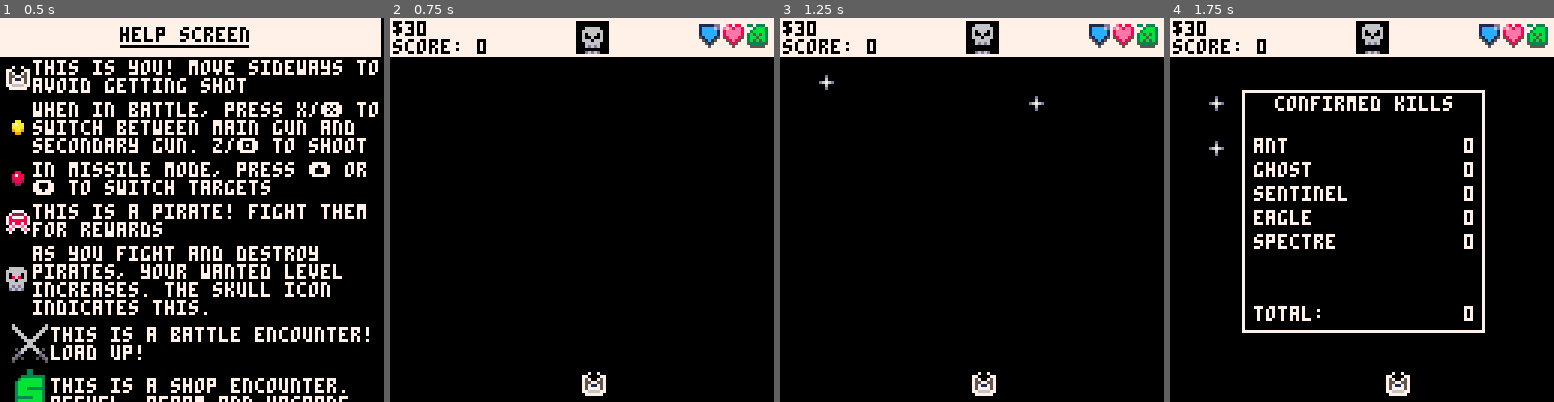
Above: before the commit, frames 1-4 (left to right).
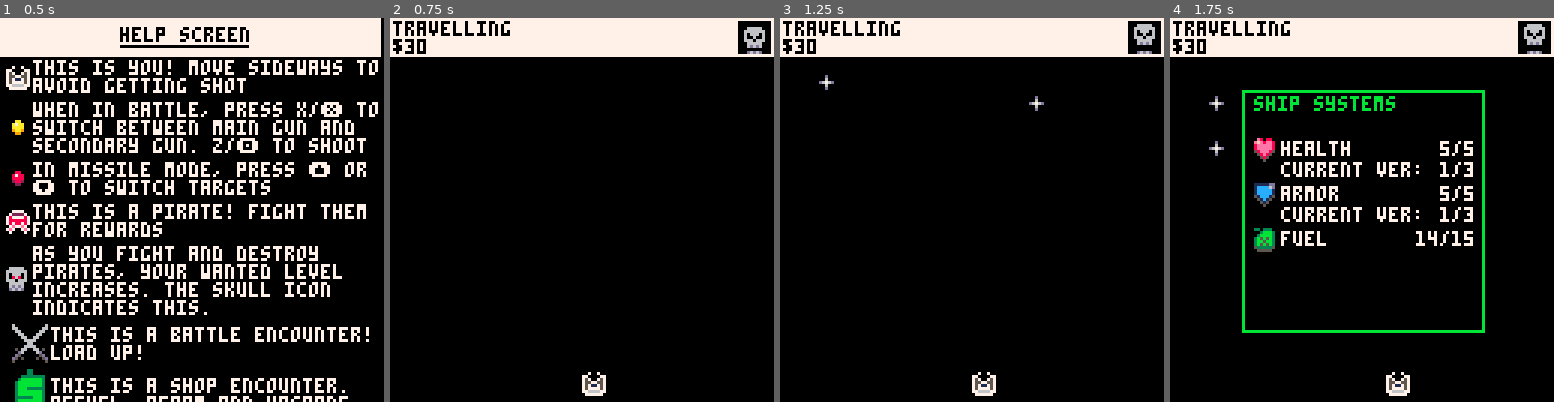
Above: after the commit, the same moments.

Repository: NinetiesPaul/Orion-s-Defender
Game: PICO-8 cartridge orionsdefender.p8
Same seed, same stepped clock (60 frames per second), same inputs: the game is played once before the commit and once after it.
Inputs:
- Up to frame 1 (0.5 s): tap X (X key) at 0.33 s
- Up to frame 2 (0.75 s): tap O (Z key) at 0.7 s
- Up to frame 3 (1.25 s): tap X (X key) at 1.07 s
- Up to frame 4 (1.75 s): hold Right from 1.6 s (still down); tap O (Z key) at 1.7 s

Frame 1 is identical in both runs. In frame 2, 2.7% of the frame differs, in the area x 0-100%, y 0-10%; in frame 3, 2.7%; in frame 4, 11%, in the area x 0-100%, y 0-83%.

Commit message:
feat: improvements on ui

Diff:
--- a/orionsdefender.p8
+++ b/orionsdefender.p8
@@ -205,7 +205,7 @@
 		{
 			name = "laser_lvl",
 			price = 55 * laser_lvl,
-			formatted_name = "laser ammo level",
+			formatted_name = "laser upgrade",
 			shops = "civ",
 			compare_with = "laser_max_lvl",
 			enabled = true
@@ -213,7 +213,7 @@
 		{
 			name = "missile_lvl",
 			price = 55 * missile_lvl,
-			formatted_name = "missile ammo level",
+			formatted_name = "missile upgrade",
 			shops = "civ",
 			compare_with = "missile_max_lvl",
 			enabled = true
@@ -221,7 +221,7 @@
 		{
 			name = "cluster_lvl",
 			price = 35 * cluster_lvl,
-			formatted_name = "cluster ammo level",
+			formatted_name = "cluster upgrade",
 			shops = "civ",
 			compare_with = "cluster_max_lvl",
 			enabled = true
@@ -229,7 +229,7 @@
 		{
 			name = "stun_lvl",
 			price = 45 * stun_lvl,
-			formatted_name = "stun ammo level",
+			formatted_name = "stun upgrade",
 			shops = "civ",
 			compare_with = "stun_max_lvl",
 			enabled = true
@@ -237,7 +237,7 @@
 		{
 			name = "weapon_system_lvl",
 			price = 75 * weapon_system_lvl,
-			formatted_name = "weapon system level",
+			formatted_name = "weapon system upgrade",
 			shops = "civ",
 			compare_with = "weapon_system_max_lvl",
 			enabled = true
@@ -253,7 +253,7 @@
 	-- enemy and battle
 	enemy_list =
 	{
-		{
+		ant = {
 			name = "ant",
 			spr = 009,
 			spr_damage = 025,
@@ -266,7 +266,7 @@
 			score = 100,
 			reward = 8
 		},
-		{
+		ghost = {
 			name = "ghost",
 			spr = 010,
 			spr_damage = 026,
@@ -279,7 +279,7 @@
 			score = 125,
 			reward = 12
 		},
-		{
+		eagle = {
 			name = "eagle",
 			spr = 011,
 			spr_damage = 027,
@@ -292,7 +292,7 @@
 			score = 150,
 			reward = 14
 		},
-		{
+		spectre = {
 			name = "spectre",
 			spr = 012,
 			spr_damage = 028,
@@ -305,7 +305,7 @@
 			score = 175,
 			reward = 16
 		},
-		{
+		sentinel = {
 			name = "sentinel",
 			spr = 013,
 			spr_damage = 029,
@@ -371,87 +371,91 @@
 		foreach(encounters, draw_encounter)
 
 		if pause_menu then
-			rect(24,24,104,104, 7)
+			rect(24,24,104,104, 11)
 			palt(0, false) rectfill(25,25,103,103, 0) palt(0, true)
 
-			if pause_menu_page == 1 or pause_menu_page == 2 then
+			if pause_menu_page == 2 or pause_menu_page == 3 then
 				line_ct = 0
 				for k,v in pairs(confirmed_kills) do
-					print(k, 28, 40 + line_ct * 8, 7)
-					if (pause_menu_page == 1) print(v.n_destroyed, 98, 40 + line_ct * 8, 7)
-					if (pause_menu_page == 2) print(v.knowledge_level.."/3", 90, 40 + line_ct * 8, 7)
+					spr(enemy_list[k]["spr"], 28, 39 + line_ct * 8)
+					print(k, 37, 41 + line_ct * 8, 7)
+					if (pause_menu_page == 2) print(v.n_destroyed, 98, 41 + line_ct * 8, 7)
+					if (pause_menu_page == 3) print(v.knowledge_level.."/3", 90, 41 + line_ct * 8, 7)
 					line_ct += 1
 				end
-			end
-
-			if pause_menu_page == 1 then
-				print("confirmed kills", 35, 26, 7)
-				print("total: ", 28, 96, 7)
-				print(total_enemies_destroyed, 98, 96, 7)
-			elseif pause_menu_page == 2 then
-				print("proficiency", 43, 26, 7)
-			elseif pause_menu_page == 3 then
-				print("ship and hull", 42, 26, 7)
-
-				print("health system lv", 28, 40, 7)
-				print(player.health_lvl, 98, 40, 7)
-				print("armor system lv", 28, 48, 7)
-				print(player.armor_lvl, 98, 48, 7)
-				spr(003, 28, 58)
-				print("health", 37, 59, 7)
-				print(player.health.."/"..player.max_health, 90, 58, 7)
-				spr(004, 28, 68)
-				print("armor", 37, 69, 7)
-				print(player.armor.."/"..player.max_armor, 90, 68, 7)
-				spr(005, 28, 78)
-				print("fuel", 37, 79, 7)
-				print(flr(player.fuel).."/"..player.max_fuel, 82, 78, 7)
+				if (pause_menu_page == 3) print("proficiency", 28, 26, 11)
+				if pause_menu_page == 2 then
+					print("combat report", 28, 26, 11)
+					print("total	 ", 28, 32 + (line_ct + 1) * 8, 7)
+					print(total_enemies_destroyed, 98, 32 + (line_ct + 1) * 8, 7)
+					print("score: " .. score, 28, 32 + (line_ct + 3) * 8, 7)
+				end
+
+
+			elseif pause_menu_page == 1 then
+				print("ship systems", 28, 26, 11)
+
+				spr(003, 28, 40)
+				print("health", 37, 41, 7)
+				print(player.health.."/"..player.max_health, 90, 41, 7)
+				print("current ver: ", 37, 48, 7)
+				print(player.health_lvl .. "/3", 90, 48, 7)
+
+				spr(004, 28, 55)
+				print("armor", 37, 56, 7)
+				print(player.armor.."/"..player.max_armor, 90, 56, 7)
+				print("current ver: ", 37, 63, 7)
+				print(player.armor_lvl .. "/3", 90, 63, 7)
+
+				spr(005, 28, 70)
+				print("fuel", 37, 71, 7)
+				print(flr(player.fuel).."/"..player.max_fuel, 82, 71, 7)
 			elseif pause_menu_page == 4 then
-				print("main weapon system", 29, 26, 7)
+				print("laser weapon", 28, 26, 11)
 
 				print("system lv", 28, 40, 7)
 				print(player.laser_lvl, 98, 40, 7)
-				print("damage", 28, 48, 7)
-				print(laser_dmg, 90, 48, 7)
-				print("reload time", 28, 56, 7)
-				print(laser_cooldown_rate, 94, 56, 7)
+				print("damage", 28, 46, 7)
+				print(laser_dmg, 90, 46, 7)
+				print("reload time", 28, 52, 7)
+				print(laser_cooldown_rate, 94, 52, 7)
 			elseif pause_menu_page == 5 then
-				print("guided wpn system", 30, 26, 7)
+				print("guided shot", 28, 26, 11)
 
 				print("system lv", 28, 40, 7)
 				print(player.missile_lvl, 98, 40, 7)
-				print("damage", 28, 48, 7)
-				print(missile_damage, 90, 48, 7)
-				print("reload time", 28, 56, 7)
-				print(missile_cooldown_rate, 90, 56, 7)
-				print("stockpile", 28, 64, 7)
-				print(player.missile_n.."/"..player.missile_max_capacity, 90, 64, 7)
+				print("damage", 28, 46, 7)
+				print(missile_damage, 90, 46, 7)
+				print("reload time", 28, 52, 7)
+				print(missile_cooldown_rate, 90, 52, 7)
+				print("stockpile", 28, 58, 7)
+				print(player.missile_n.."/"..player.missile_max_capacity, 90, 58, 7)
 			elseif pause_menu_page == 6 then
-				print("cluster wpn system", 30, 26, 7)
+				print("cluster shot", 28, 26, 11)
 
 				print("system lv", 28, 40, 7)
 				print(player.cluster_lvl, 98, 40, 7)
-				print("damage", 28, 48, 7)
-				print(cluster_damage, 90, 48, 7)
-				print("cluster dmg", 28, 56, 7)
-				print(cluster_frag_damage, 86, 56, 7)
-				print("reload time", 28, 64, 7)
-				print(cluster_cooldown_rate, 90, 64, 7)
-				print("stockpile", 28, 72, 7)
-				print(player.cluster_n.."/"..player.cluster_max_capacity, 90, 72, 7)
+				print("damage", 28, 46, 7)
+				print(cluster_damage, 90, 46, 7)
+				print("cluster dmg", 28, 52, 7)
+				print(cluster_frag_damage, 86, 52, 7)
+				print("reload time", 28, 58, 7)
+				print(cluster_cooldown_rate, 94, 58, 7)
+				print("stockpile", 28, 64, 7)
+				print(player.cluster_n.."/"..player.cluster_max_capacity, 90, 64, 7)
 			elseif pause_menu_page == 7 then
-				print("stun weapon system", 30, 26, 7)
+				print("stun shot", 28, 26, 11)
 
 				print("system lv", 28, 40, 7)
 				print(player.stun_lvl, 98, 40, 7)
-				print("damage", 28, 48, 7)
-				print(stun_damage, 90, 48, 7)
-				print("prox damage", 28, 56, 7)
-				print(stun_proximity_dmg, 82, 56, 7)
-				print("reload time", 28, 64, 7)
-				print(stun_cooldown_rate, 90, 64, 7)
-				print("stockpile", 28, 72, 7)
-				print(player.stun_n.."/"..player.stun_max_capacity, 90, 72, 7)
+				print("damage", 28, 46, 7)
+				print(stun_damage, 90, 46, 7)
+				print("prox damage", 28, 52, 7)
+				print(stun_proximity_dmg, 90, 52, 7)
+				print("reload time", 28, 58, 7)
+				print(stun_cooldown_rate, 90, 58, 7)
+				print("stockpile", 28, 64, 7)
+				print(player.stun_n.."/"..player.stun_max_capacity, 90, 64, 7)
 			end
 		end
 	end
@@ -479,15 +483,17 @@
 		for item in all (shop_items) do
 			price = (pirate_store == false) and item.price or (item.name == "pirate_bribe") and item.price or ceil(item.price/2)
 			if (not item.enabled and item.shops != "both" and item.shops != "pirate") price = "---"
-			print(item.formatted_name, 14, 16 + i * 8, 7)
-			print("$", 100, 16 + i * 8, 3)
-			print(price, 104, 16 + i * 8, 7)
+			print(item.formatted_name, 14, 16 + i * 6, 7)
+			print("$", 100, 16 + i * 6, 3)
+			print(price, 104, 16 + i * 6, 7)
 			i += 1
 		end
 
 		if (clock % 90 == 0) shop_last_bought = ""
-		print(shop_last_bought, 1, 7, 0)
-		print("z/🅾️ [buy] - x/❎ [exit] - ⬆️⬇️ [select]", 2, 120, 7)
+		print(shop_last_bought, 64, 7, 0)
+
+		rectfill(0,121,127,127, 7)
+		print("z/🅾️ [buy] - x/❎ [exit] - ⬆️⬇️ [select]", 2, 122, 0)
 
 		animate_shop_selector()
 	end
@@ -798,13 +804,13 @@
 	enemy_count = rnd(enemy_by_difficulty[pirate_rep])
 
 	if pirate_rep == 1 then
-		add(enemy_type_pool, enemy_list[1])
+		add(enemy_type_pool, enemy_list["ant"])
 	elseif pirate_rep == 2 then
-		add(enemy_type_pool, enemy_list[2])
-		add(enemy_type_pool, enemy_list[3])
+		add(enemy_type_pool, enemy_list["ghost"])
+		add(enemy_type_pool, enemy_list["eagle"])
 	elseif pirate_rep == 3 then
-		add(enemy_type_pool, enemy_list[4])
-		add(enemy_type_pool, enemy_list[5])
+		add(enemy_type_pool, enemy_list["spectre"])
+		add(enemy_type_pool, enemy_list["sentinel"])
 	end
 
 	while(enemy_count > 0)
@@ -943,7 +949,6 @@
 	rectfill(0,0,127,12, 7)
 
 	if current_view == 2 then
-		print("weapon: " .. ammo_mode[current_ammo_mode], 1, 1, 0)
 		reloading = false
 		out_of_ammo = false
 		ammo_left = ""
@@ -964,19 +969,22 @@
 			if (player.stun_n == 0) out_of_ammo = true
 		end
 
-		if (reloading) print("rELOADING", 1, 7, 0)
-		if (not reloading and out_of_ammo) print("oUT OF AMMO", 1, 7, 0)
-		if (ammo_left != "") spr(016, 88, 2) print("x" .. ammo_left, 95, 4, 0)
+		ammo_left_text = (ammo_left != "") and "x" .. ammo_left or ammo_left
+		print(ammo_mode[current_ammo_mode] .. " " .. ammo_left_text, 1, 1, 0)
+		if (reloading and not out_of_ammo) print("rELOADING", 1, 7, 0)
+		if (out_of_ammo) print("oUT OF AMMO", 1, 7, 0)
+
+		sspr(32, 0, 7, armor_spr, 103, 2)
+		sspr(24, 0, 7, health_spr, 111, 2)
+		sspr(40, 0, 7, fuel_spr, 119, 2)
 	end
 
 	if current_view != 2 then
-		print("$" .. scraps,1,1, 0)
-		if (current_view != 4) print("score: " .. score,1,7, 0)
-	end
-
-	sspr(32, 0, 7, armor_spr, 103, 2)
-	sspr(24, 0, 7, health_spr, 111, 2)
-	sspr(40, 0, 7, fuel_spr, 119, 2)
+		current_view_text = "travelling"
+		if (current_view == 4) current_view_text = (pirate_store) and "pirate shop" or "shop"
+		print(current_view_text,1,1, 0)
+		print("$" .. scraps,1,7, 0)
+	end
 end
 
 function update_threat()
@@ -995,12 +1003,12 @@
 end
 
 function draw_threat()
-	rectfill(62,1,72,11, 0)
+	rectfill(116,1,126,11, 0)
 	pirate_sprite = (pirate_rep == 1) and 014 or (pirate_rep == 2) and 030 or 046
 	pirate_mouth = 062
 
-	spr(pirate_sprite, 64, pirate_sprite_y)
-	spr(pirate_mouth, 64, 4)
+	spr(pirate_sprite, 118, pirate_sprite_y)
+	spr(pirate_mouth, 118, 4)
 end
 
 function restart_from_gameover()
@@ -1517,7 +1525,7 @@
 					if (player[current_shop_item.name] == player[current_shop_item.compare_with]) current_shop_item.enabled = false
 				end
 			else
-				shop_last_bought = current_shop_item.formatted_name .. " at max capacity"
+				shop_last_bought = current_shop_item.formatted_name .. " maxed out"
 			end
 		else
 			shop_last_bought = "not enough cash"
@@ -1539,7 +1547,7 @@
 function animate_shop_selector()
 	if (clock % 5 == 0) shop_selector_spr += 16
 	if (shop_selector_spr > 034) shop_selector_spr = 002
-	spr(shop_selector_spr, 4, (shop_selector_y - 9) + shop_selector * 8)
+	spr(shop_selector_spr, 4, (shop_selector_y - 7) + shop_selector * 6)
 end
 __gfx__
 0000000000000000000000000e80880011111dd03303330000333300003333000033330000777700000770000777777077777777700770070666660000888000
